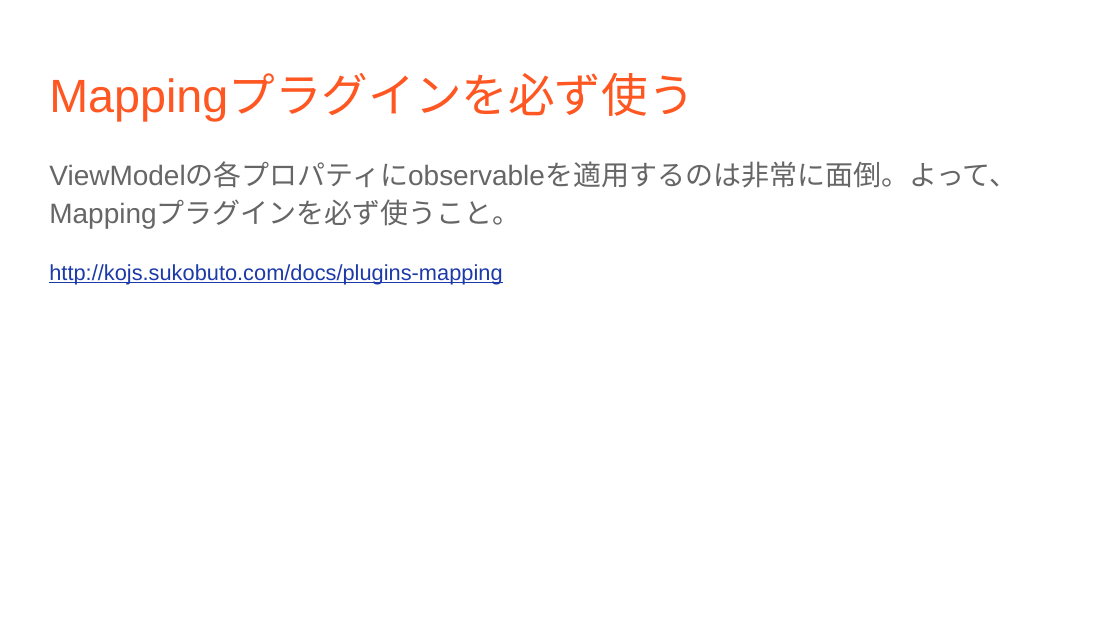
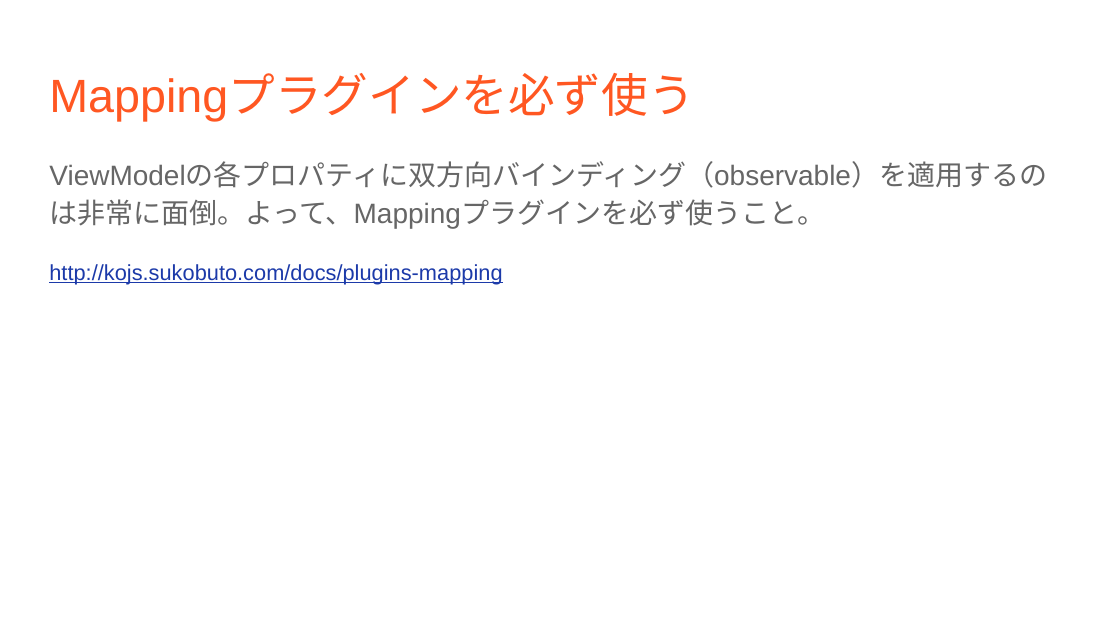
Before and after one commit to ezison/knockout, a slide deck: slide 5 of Knockout.jsのマイ運用方針.pptx. Drawn at 1120x630 pixels with LibreOffice and Linux fonts; fonts in the diff are those of the drawing. Boxes give left, top, right and bottom in pixels: in the first picture for what was removed or moved away, otherwise in the second. Text is boxed around its words. In the diff, an @@ line names an element or a change of style, - is before the commit and + after.

```diff
--- a/Knockout.jsのマイ運用方針.pptx
+++ b/Knockout.jsのマイ運用方針.pptx
@@ text at (49,163,1047,229): text changed @@
-ViewModelの各プロパティにobservableを適用するのは非常に面倒。よって、Mappingプラグインを必ず使うこと。
+ViewModelの各プロパティに双方向バインディング（observable）を適用するのは非常に面倒。よって、Mappingプラグインを必ず使うこと。
```
Also in this commit, not shown: 8 other slides changed, 1 other file.
